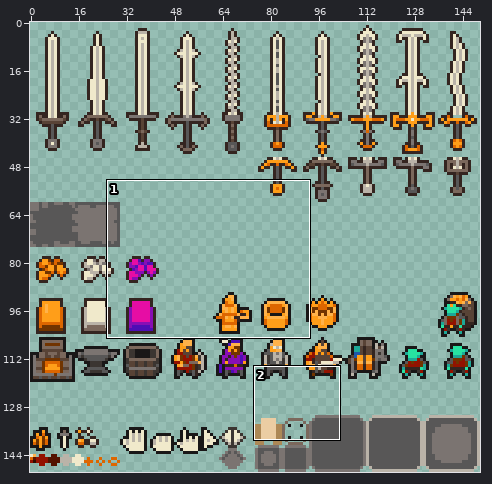
Pixel-art file: src/assets/spritesheet.aseprite. Above, an overview of the earlier version with the close-up marked.
Close-up. As it was:
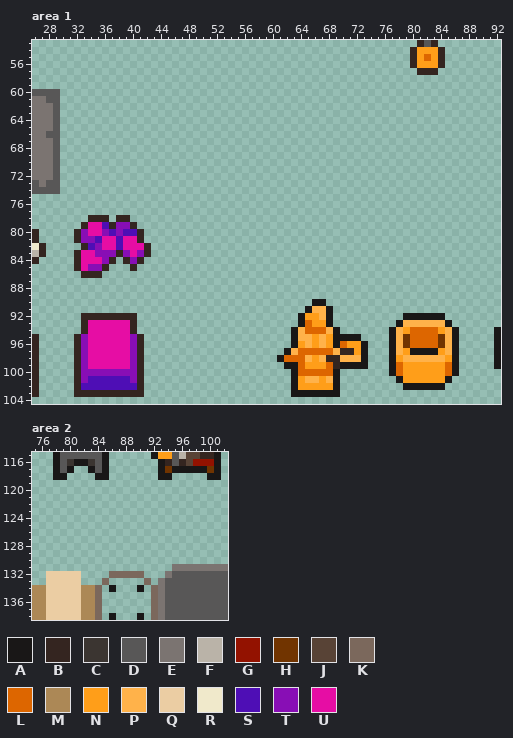
150x150 pixels, 1 frame. Shown: area 1: x 26..92, y 53..104; area 2: x 75..102, y 115..138.
Palette (. is transparent): A #191717  B #342520  C #3b3531  D #585757  E #7b7471  F #bab3a8  G #931200  H #713400  J #584336  K #7b685c  L #dd6600  M #ac8856  N #ff9e19  P #ffb24a  Q #ebcda3  R #f0e9cb  S #4e0eb5  T #880eb5  U #e60da4
Pixels before, area 1 (only the part around the change), first column x 26:
 53 .......................................................BDB.........
 54 ......................................................BNNNB........
 55 ......................................................BNLNB........
 56 ......................................................BNNNB........
 57 .......................................................BBB.........
 58 ...................................................................
 59 ...................................................................
 60 DDDD...............................................................
 61 EEDD...............................................................
 62 EEED...............................................................
 63 EEED...............................................................
 64 EEED...............................................................
 65 EEED...............................................................
 66 EEDD...............................................................
 67 EEED...............................................................
 68 EEED...............................................................
 69 EEED...............................................................
 70 EEED...............................................................
 71 EEED...............................................................
 72 EEED...............................................................
 73 DEDD...............................................................
 74 DDDD...............................................................
 75 ...................................................................
 76 ...................................................................
 77 ...................................................................
 78 ........BBB.BB.....................................................
 79 .......BUUSBTTB....................................................
 80 B.....BTUUTSTSSB...................................................
 81 B.....BTTSUUSUUB...................................................
 82 RB.....BSTUUSUUUB..................................................
 83 FB....BUUTTTBTUTB..................................................
 84 B.....BUUUTB.BTB...................................................
 85 ......BUTTB...B....................................................
 86 .......BBB.........................................................
 87 ...................................................................
 88 ...................................................................
 89 ...................................................................
 90 ........................................AA.........................
 91 .......................................APPA........................
 92 .......BBBBBBBB.......................ANNPA..........AAAAAA........
 93 .......BUUUUUUB.......................ALNNA.........APPPPPPA.......
 94 .......BUUUUUUB......................APLLLPA.......APNLLLLNPA.....A
 95 B.....BTUUUUUUTB.....................APPNPNAAAA....APHLLLLHPA.....A
 96 B.....BTUUUUUUTB.....................ANPNPNALNNA...APHLLLLHPA.....A
 97 B.....BTUUUUUUTB....................APLLLLLPBBNA...APNAAAANPA.....A
 98 B.....BTUUUUUUTB...................ALLLPNPBBPPPA...ANPPPPPPNA.....A
 99 B.....BTUUUUUUTB....................AALNNNLBAAAA...ALNNNNNNLA.....A
100 B.....BTTTTTTTTB.....................ALLLLLA.......ALNNNNNNLA......
101 B.....BTSSSSSSTB.....................ANPPNPA........ANNNNNNA.......
102 B.....BSSSSSSSSB.....................ANNNNNA.........AAAAAA........
103 B.....BBBBBBBBBB.....................AAAAAAA.......................
104 ...................................................................
Pixels before, area 2, first column x 75:
115 ...ADDDDDDA......ANNDFJJBBA.
116 ...ADCAACDA.......ABDBJGGGA.
117 ...ADA..ADA.......AHAAAAAHA.
118 ...AA....AA.......AA.....AA.
119 ............................
120 ............................
121 ............................
122 ............................
123 ............................
124 ............................
125 ............................
126 ............................
127 ............................
128 ............................
129 ............................
130 ............................
131 ....................EEEEEEEE
132 ..QQQQQ....KKKKK...EDDDDDDDD
133 ..QQQQQ...K.....K.EDDDDDDDDD
134 MMQQQQQMMK.A...A.KEDDDDDDDDD
135 MMQQQQQMMK.......KEDDDDDDDDD
136 MMQQQQQMMK.......KEDDDDDDDDD
137 MMQQQQQMMK.......KEDDDDDDDDD
138 MMQQQQQMMK.A...A.KEDDDDDDDDD
New version:
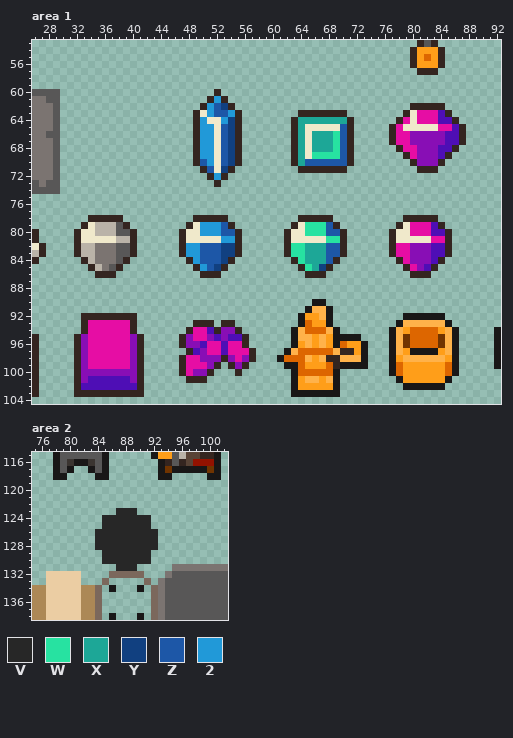
Colours new in this view: V #272727  W #27e2a1  X #1da797  Y #114080  Z #1d57a7  2 #2199d8
The exact change:
Changed rows in their new state; - is an unchanged pixel.
Area 1:
first column x 49:
 60 ---B-----------------------------------
 61 --B2B----------------------------------
 62 -B2ZYB-------------------------BBBBB---
 63 BR2ZZ2B--------BBBBBBB--------BRUUUSB--
 64 B2RR2YB-------BXXXXXXXB------BURUUUSSB-
 65 B22RZYB-------BXRRRRRZB-----BURRRRRUUSB
 66 B22RZYB-------BXRXXXWZB-----BUUTTTTTSSB
 67 B22RZYB-------BXRXXXWZB-----BUUTTTTTSSB
 68 B22RZYB-------BXRXXXWZB------BUUTTTSSB-
 69 B22RZYB-------BXRWWWWZB-------BUTTTSB--
 70 BZ2RZYB-------BXZZZZZZB--------BTTTB---
 71 -BZRYB---------BBBBBBB----------BBB----
 72 --B2B----------------------------------
 73 ---B-----------------------------------
first column x 32:
 78 -----B-.---------BBBBB----------BBBBB----------BBBBB--
 79 --RFFFDB.-------BR222ZB--------BRWWWZB--------BRUUUSB-
 80 -RRFFFDDB.-----BRR222ZZB------BRRWWWZZB------BRRUUUSSB
 81 -RRRRRFFB.-----BRRRRR22B------BRRRRRWWB------BRRRRRUUB
 82 BFFEEEDDB..----B22ZZZYYB------BWWXXXZZB------BUUTTTSSB
 83 -FFEEEDDB..----B22ZZZYYB------BWWXXXZZB------BUUTTTSSB
 84 .BFEEED-..------B2ZZZYB--------BWXXXZB--------BUTTTSB-
 85 ..BFEDB-.--------B2ZYB----------BWXYB----------BUTSB--
 86 -..-BB------------BBB------------BBB------------BBB---
first column x 47:
 93 --BBB-BB---
 94 -BUUSBTTB--
 95 BTUUTSTSSB-
 96 BTTSUUSUUB-
 97 -BSTUUSUUUB
 98 BUUTTTBTUTB
 99 BUUUTB-BTB-
100 BUTTB---B--
101 -BBB-------
Area 2:
first column x 84:
123 ---VVV---
124 -VVVVVVV-
125 -VVVVVVV-
126 VVVVVVVVV
127 VVVVVVVVV
128 VVVVVVVVV
129 -VVVVVVV-
130 -VVVVVVV-
131 ---VVV---
